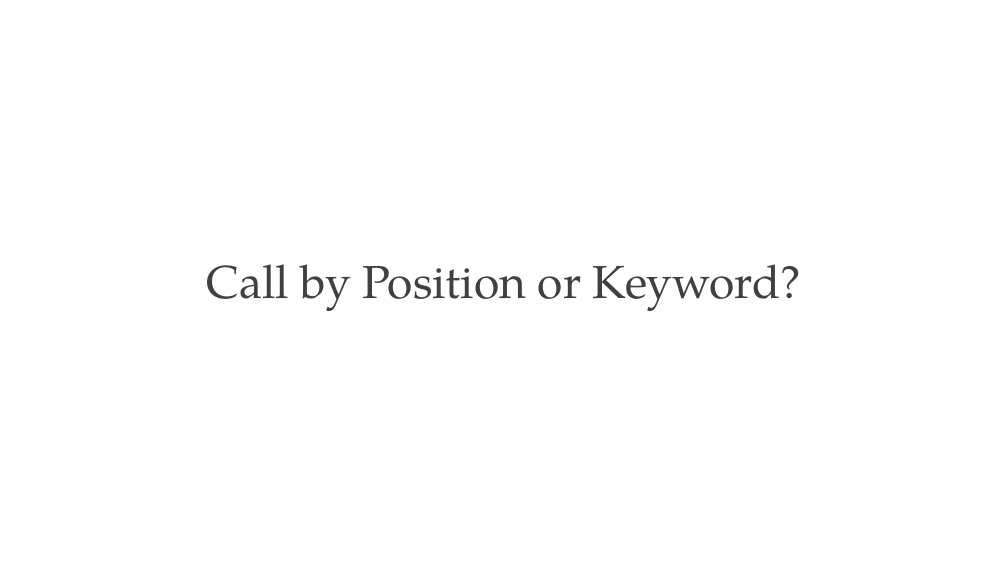
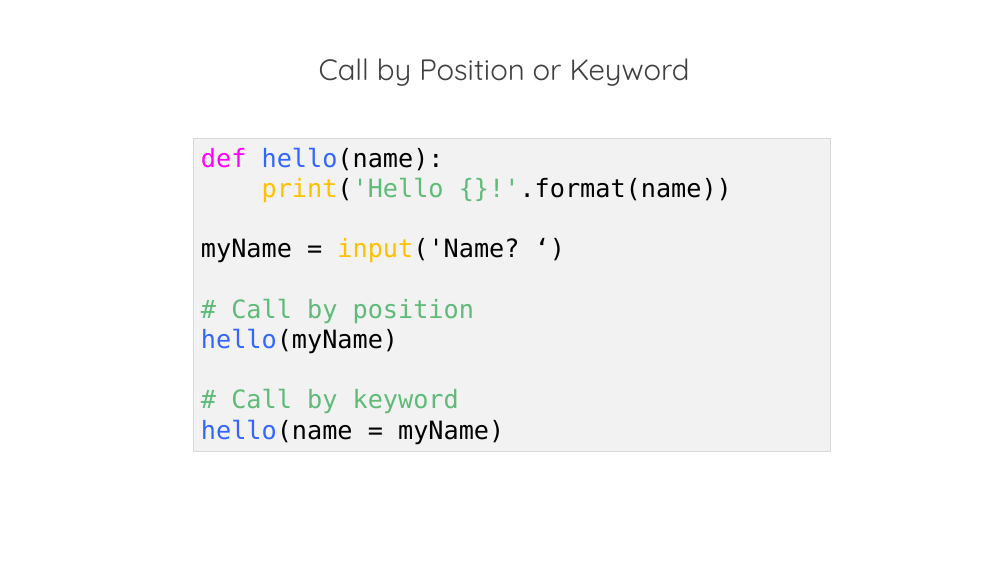
Before and after one commit to PracticumAI/python, a slide deck: slide 11 of presentations/03_functions.pptx (slide 8 before the commit). Drawn at 1008x567 pixels with LibreOffice and Linux fonts; fonts in the diff are those of the drawing. Boxes give left, top, right and bottom in pixels: in the first picture for what was removed or moved away, otherwise in the second. Text is boxed around its words. In the diff, an @@ line names an element or a change of style, - is before the commit and + after.

```diff
--- a/presentations/03_functions.pptx
+++ b/presentations/03_functions.pptx
@@ text "Call by Position or Keyword" at (319, 58, 690, 86): vertical alignment middle to top @@
@@ text at (319, 58, 690, 86): text changed; size 44 to 28 pt; font TeX Gyre Pagella to Quicksand @@
-Call by Position or Keyword?
+Call by Position or Keyword
@@ rectangle added at (194, 138, 831, 451), fill #F2F2F2, outline #D9D9D9 0.75 pt, 24 pt, text #000000 @@
+def hello(name):
+print('Hello {}!'.format(name))
+myName = input('Name? ‘)
+# Call by position
+hello(myName)
+# Call by keyword
+hello(name = myName)
```
Also in this commit, not shown: 2 other slides changed, 9 slides added, 3 slides removed, 2 other files.
